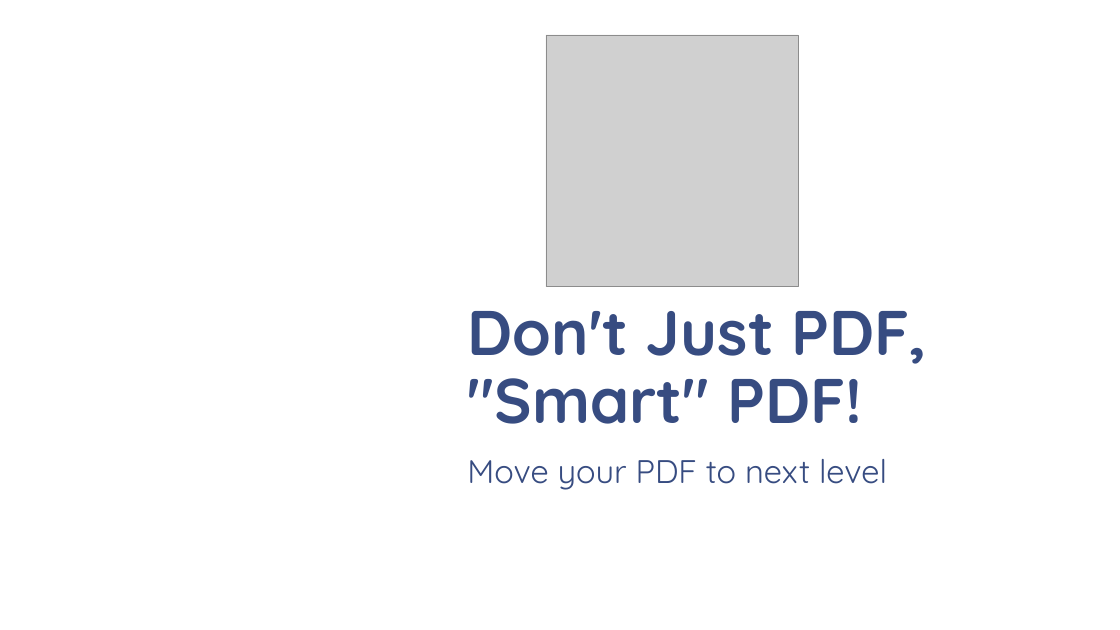
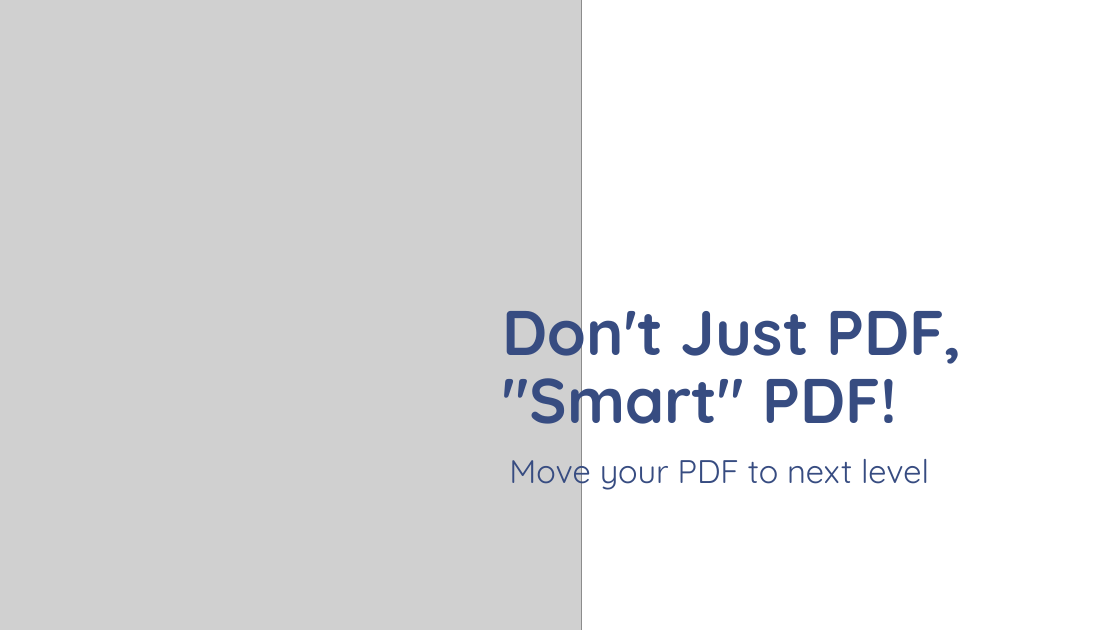
Before and after one commit to cfclick/CFSummit2016, a slide deck: slide 1 of powerpoint/SmartPDF/Don't Just PDF,.pptx. Drawn at 1120x630 pixels with LibreOffice and Linux fonts; fonts in the diff are those of the drawing; grey boxes stand for pictures; background and template pictures are left out. Boxes give left, top, right and bottom in pixels: in the first picture for what was removed or moved away, otherwise in the second. Text is boxed around its words. In the diff, an @@ line names an element or a change of style, - is before the commit and + after.

Commit message:
Smart PDF work in progress

```diff
--- a/powerpoint/SmartPDF/Don't Just PDF,.pptx
+++ b/powerpoint/SmartPDF/Don't Just PDF,.pptx
@@ picture: place and size @@
-picture at [546,35,798,287]
+picture at [0,0,581,630]
@@ title "Don't Just PDF, "Smart" PDF!" rewrapped from [467,311,927,424] to [502,290,962,440] @@
@@ subtitle "Move your PDF to next ..." rewrapped from [467,459,887,490] to [509,449,929,493] @@
```
Also in this commit, not shown: 1 slide added, 9 other files.
